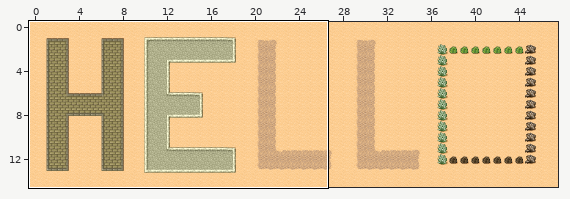
A Tiled map gets an edit: Motor2D/Game/maps/hello2.tmx. Above: a wide view before the commit, with the close-up outlined.
Close-up. First the earlier version:
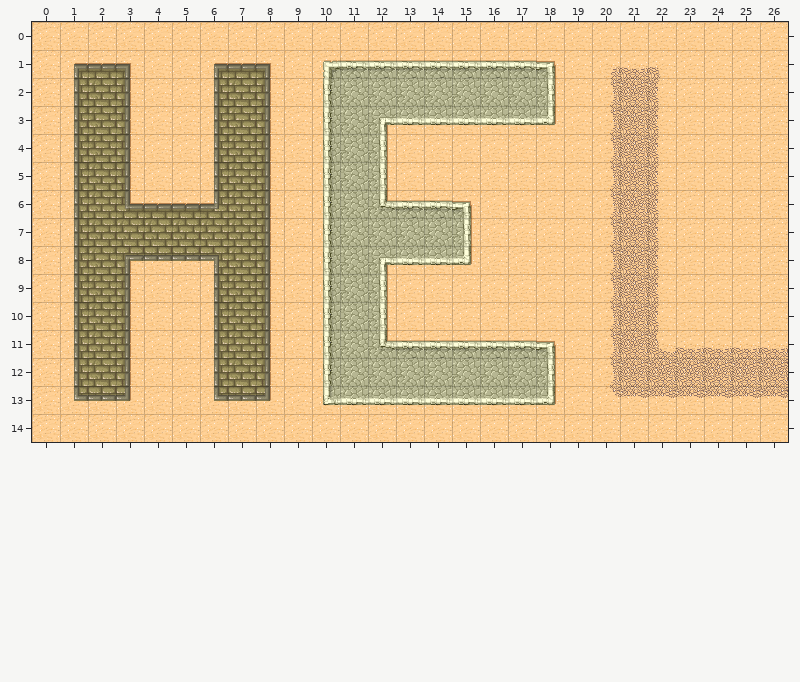
Cells are 32x32 px. Shown: x 0..26, y 0..14.
After:
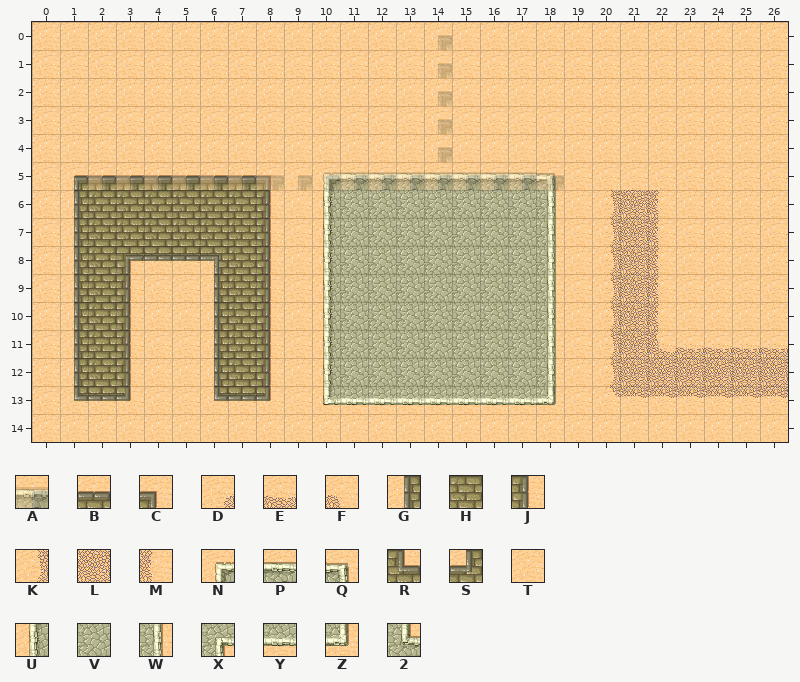
Key: from "Desert": A 0, B 1, C 2, D 5, E 6, F 7, G 8, H 9, J 10, K 13, L 14, M 15, N 24, P 25, Q 26, R 27, S 28, T 29, U 32, V 33, W 34, X 35, Y 41, Z 42, 2 43.
_ is an empty cell, . an unchanged one.
Tiles of an added or newly shown layer are drawn over the layers below it.
See-through tiles are keyed as they look on the map.
The exact change:
--- layer "Capa de Patrones 1"
@@ x 1..22 @@
- 1 ABC..ABC.NPPPPPPPQ.DEF
- 2 GHJ..GHJ.UVVVVVVVW.KLM
- 3 GHJ..GHJ.UVXYYYYYZ.KLM
- 4 GHJ..GHJ.UVW.......KLM
- 5 GHJTTGHJ.UVWTTTTTT.KLM
- 6 ..RBBS.....2PPQTTT....
- 7 ..............WTTT....
- 8 ...........XYYZTTT....
- 9 ...........WTTTTTT....
-10 ...........WTTTTTT....
-11 ...........2PPPPPQ....
+ 1 TTT..TTT.TTTTTTTTT.TTT
+ 2 TTT..TTT.TTTTTTTTT.TTT
+ 3 TTT..TTT.TTTTTTTTT.TTT
+ 4 TTT..TTT.TTT.......TTT
+ 5 ABBBBBBC.NPPPPPPPQ.TTT
+ 6 ..HHHH.....VVVVVVW....
+ 7 ..............VVVW....
+ 8 ...........VVVVVVW....
+ 9 ...........VVVVVVW....
+10 ...........VVVVVVW....
+11 ...........VVVVVVW....
--- layer "walkability" (added)
@@ x 1..18 @@
- 0 ............._....
- 1 ............._....
- 2 ............._....
- 3 ............._....
- 4 ............._....
- 5 __________________
+ 0 .............A....
+ 1 .............A....
+ 2 .............A....
+ 3 .............A....
+ 4 .............A....
+ 5 AAAAAAAAAAAAAAAAAA
Pixel boxes of the changes (left, top, right, bottom) in both close-ups:
changed: (74, 35, 564, 358)
changed: (606, 64, 661, 190)
